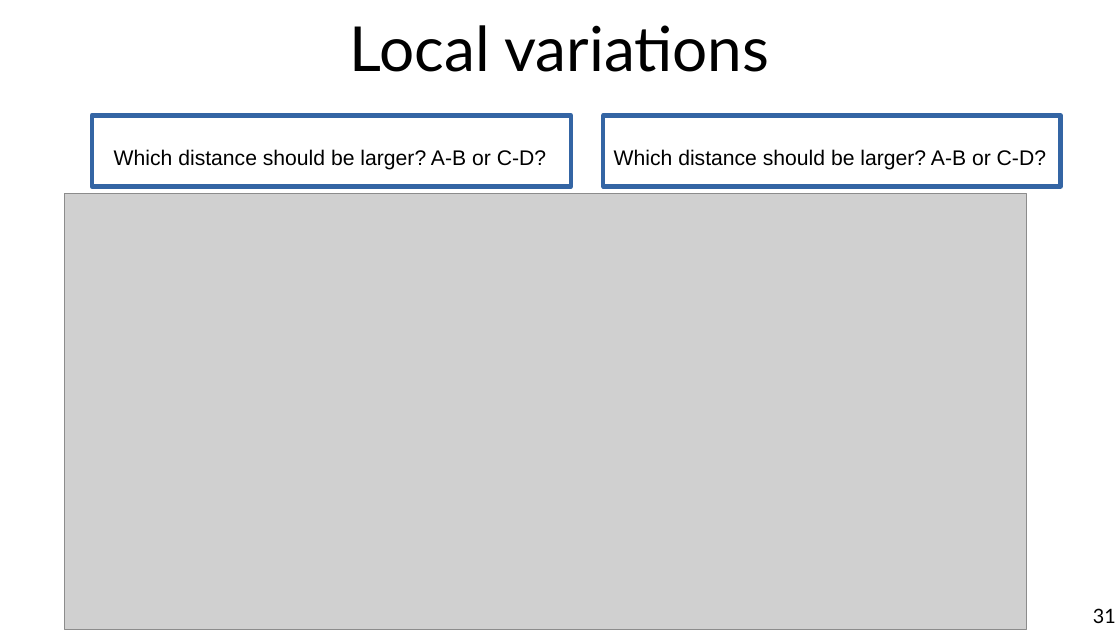
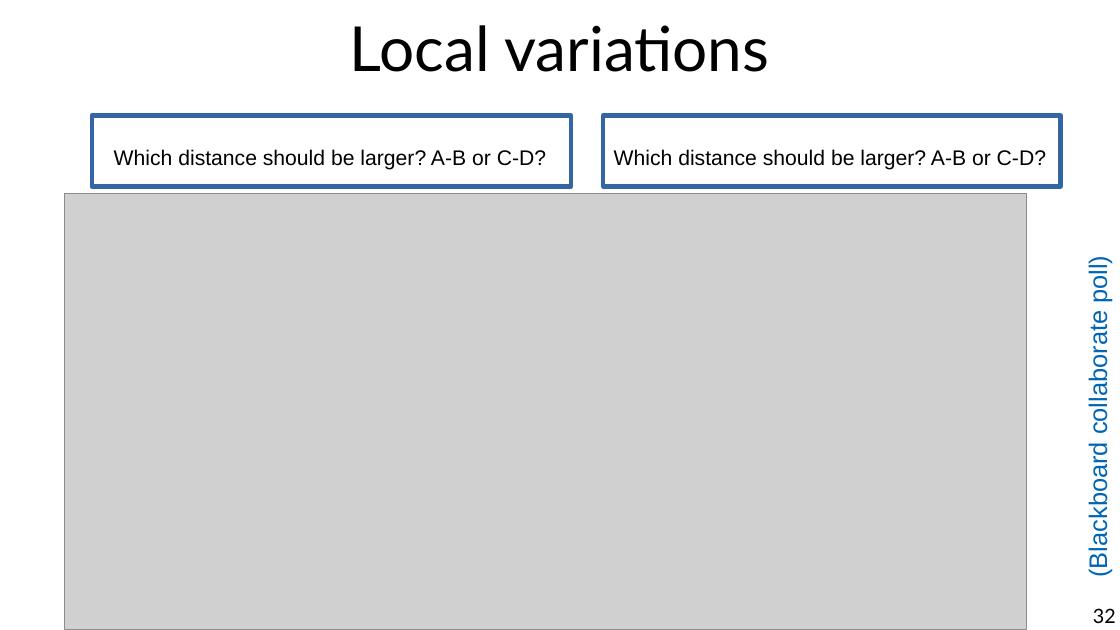
Before and after one commit to marco-calautti/data-mining-course, a slide deck: slide 32 of theory/tt06_sim_numerical.odp (slide 31 before the commit). Drawn at 1120x630 pixels with LibreOffice and Linux fonts; fonts in the diff are those of the drawing; grey boxes stand for pictures. Boxes give left, top, right and bottom in pixels: in the first picture for what was removed or moved away, otherwise in the second. Text is boxed around its words. In the diff, an @@ line names an element or a change of style, - is before the commit and + after.

```diff
--- a/theory/tt06_sim_numerical.odp
+++ b/theory/tt06_sim_numerical.odp
@@ text added at (1084,260,1112,574), 18 pt, text #0066B3 @@
+(Blackboard collaborate poll)
@@ page number at (1093,608,1116,623): text changed @@
-31
+32
```
Also in this commit, not shown: 4 other slides changed, 1 slide added, 2 other files.
